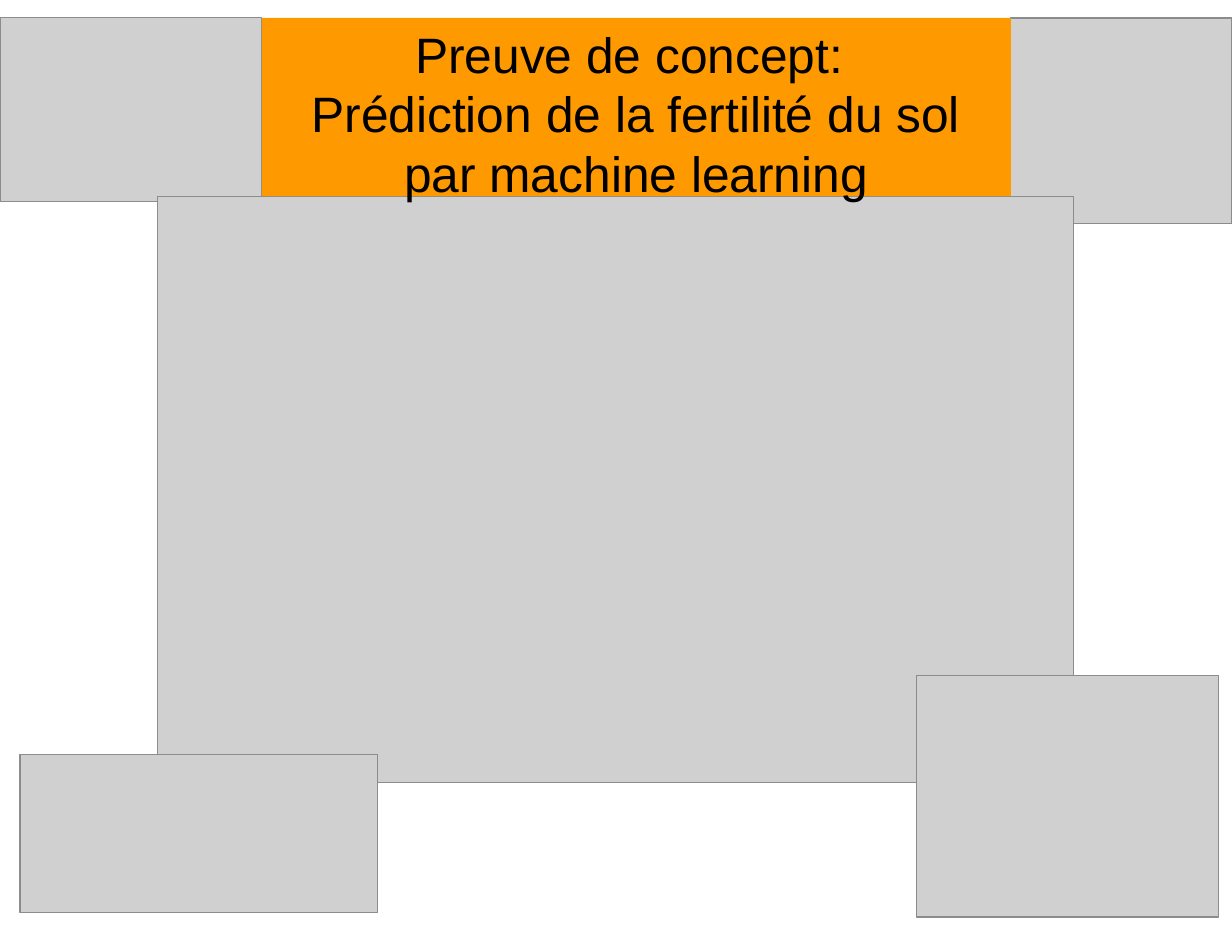
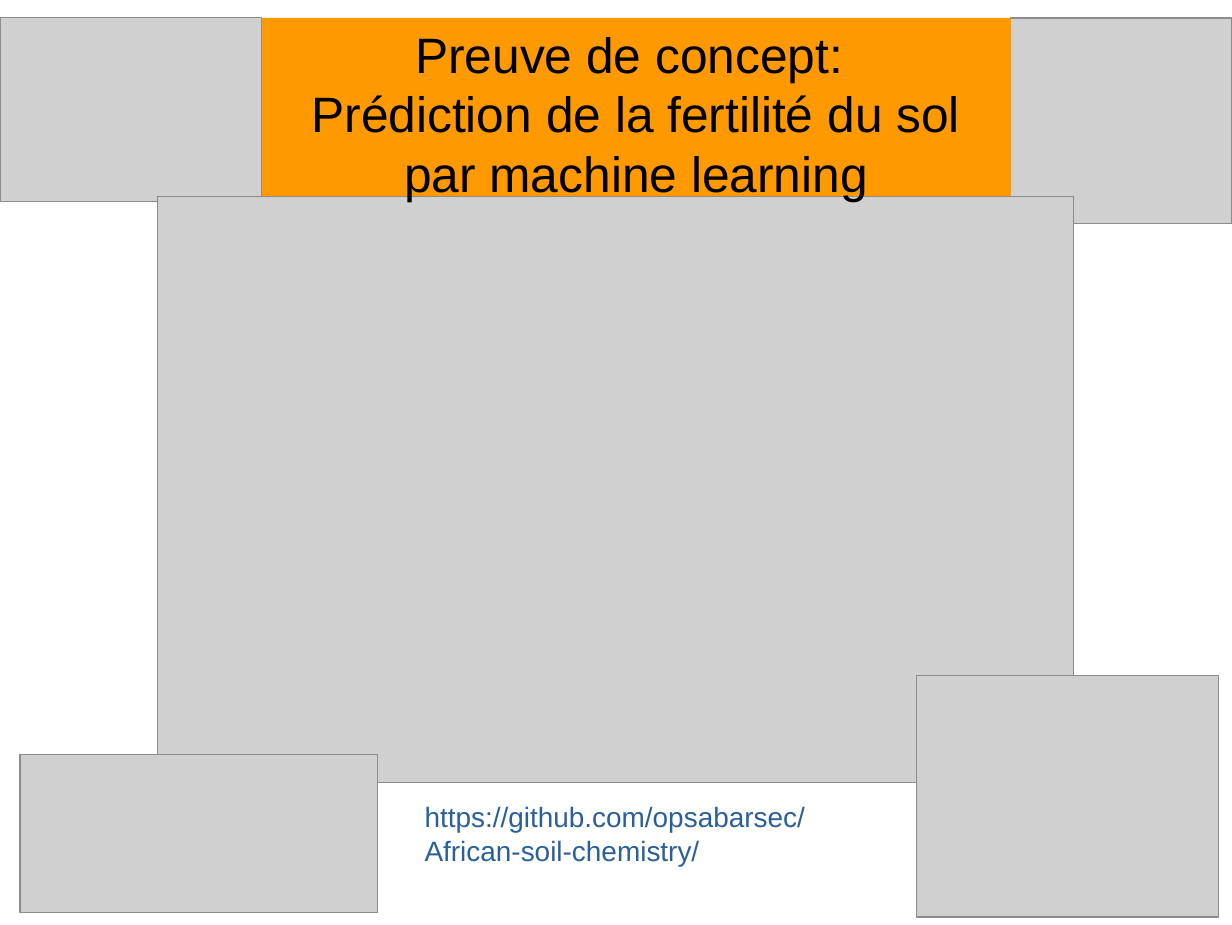
Before and after one commit to opsabarsec/African-soil-chemistry, a slide deck: slide 1 of documents/P7_presentation.odp. Drawn at 1232x925 pixels with LibreOffice and Linux fonts; fonts in the diff are those of the drawing; grey boxes stand for pictures; background and template pictures are left out. Boxes give left, top, right and bottom in pixels: in the first picture for what was removed or moved away, otherwise in the second. Text is boxed around its words. In the diff, an @@ line names an element or a change of style, - is before the commit and + after.

```diff
--- a/documents/P7_presentation.odp
+++ b/documents/P7_presentation.odp
@@ text added at [425, 806, 805, 866], 18 pt, text #2A6099 @@
+https://github.com/opsabarsec/African-soil-chemistry/
```
Also in this commit, not shown: 2 other slides changed, 6 slides added, 2 slides removed, 3 other files.
